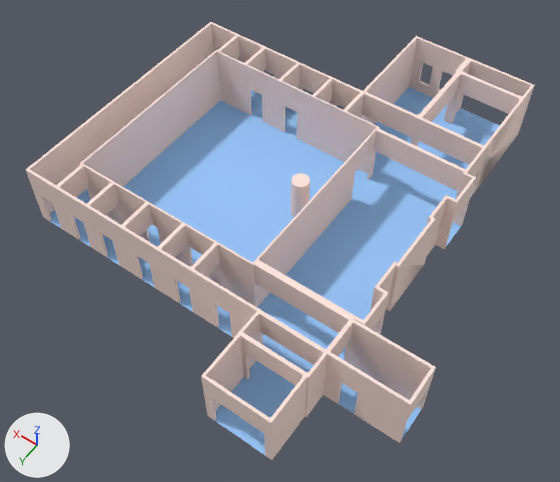
One commit to the OBJ model Assets/floorplan/floorplan.obj: the scene before it, then after it.
The view is the same before and after, from a 50 mm camera at (-2.42, 3.71, 5.23) aimed at (-0.06, 0.4, 0.02). Arrows for +X, +Y and +Z are at lower left; the lights stay in place. Where no turn or scale is listed for an object, it has been applied to the vertices. Vertices at the same position are counted once.

Names of what the first picture shows: 'floorplan'.
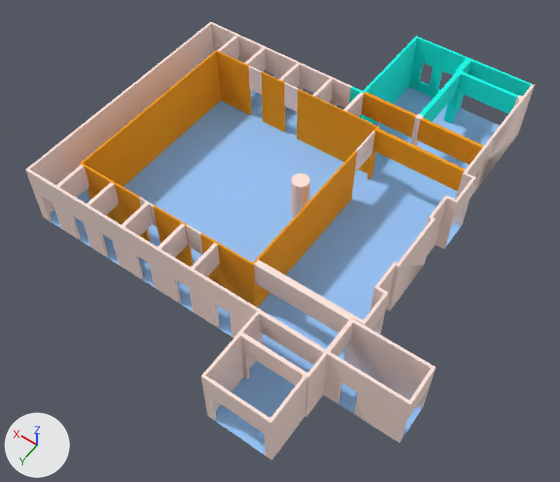
Pixel boxes (x1, y1, x2, y2) of what changed, in the pictures (560 x 482 px):
```json
{"part": 1, "of": "me_floorplan", "change": "recoloured", "before": [349, 36, 532, 124], "after": [349, 36, 532, 124], "on screen": "white to cyan"}
{"part": 2, "of": "me_floorplan", "change": "recoloured", "before": [216, 50, 484, 191], "after": [216, 50, 484, 191]}
{"part": 3, "of": "me_floorplan", "change": "recoloured", "before": [80, 163, 255, 306], "after": [80, 163, 255, 306]}
{"part": 4, "of": "me_floorplan", "change": "recoloured", "before": [253, 151, 357, 307], "after": [253, 151, 357, 307]}
{"part": 5, "of": "me_floorplan", "change": "recoloured", "before": [85, 51, 220, 162], "after": [85, 51, 220, 162]}
{"part": 6, "of": "me_floorplan", "change": "recoloured", "before": [80, 62, 219, 187], "after": [80, 62, 219, 187]}
```

Scene script edits in JSON lines:
```json
{"op": "add", "block": "mat_phong2sg", "code": ["mat_phong2sg = principled_material('phong2SG')", "mat_phong2sg.base_color = (0.97, 0.35, 0.0)  # orange #fca000", "mat_phong2sg.roughness = 1.0"]}
{"op": "add", "block": "mat_lambert2sg", "code": ["mat_lambert2sg = principled_material('lambert2SG')", "mat_lambert2sg.base_color = (0.0, 0.97, 0.83)  # cyan #00fceb", "mat_lambert2sg.roughness = 1.0"]}
{"block": "me_floorplan", "where": "me_floorplan.from_pydata(...)  # 656 vertices, 1210 faces; spans x -1.79..1.79, y -2.0..2.0, z 0.0..0.61"}
{"block": "me_floorplan", "where": "# used by ob_floorplan; location = (0.0, 0.0, 0.0)"}
{"block": "me_floorplan", "change": "me_floorplan part 1: 120 of the faces centred in x -1.12..0.18, y -2.0..-1.01, z 0.01..0.61 switch from mat_blinn2sg (white #ffe6de) to mat_lambert2sg (cyan #00fceb)"}
{"block": "me_floorplan", "change": "me_floorplan part 2: 80 of the faces centred in x -1.12..1.35, y -1.05..-0.37, z 0.01..0.61 switch from mat_blinn2sg (white #ffe6de) to mat_phong2sg (orange #fca000)"}
{"block": "me_floorplan", "change": "me_floorplan part 3: 32 of the faces centred in x -0.12..1.27, y 1.05..1.07, z 0.01..0.61 switch from mat_blinn2sg (white #ffe6de) to mat_phong2sg (orange #fca000)"}
{"block": "me_floorplan", "change": "me_floorplan part 4: 8 of the faces centred in x -0.29..-0.28, y 0.1..0.59, z 0.01..0.61 switch from mat_blinn2sg (white #ffe6de) to mat_phong2sg (orange #fca000)"}
{"block": "me_floorplan", "change": "me_floorplan part 5: 4 of the faces centred in x 1.47..1.48, y -0.13, z 0.01..0.61 switch from mat_blinn2sg (white #ffe6de) to mat_phong2sg (orange #fca000)"}
{"block": "me_floorplan", "change": "me_floorplan part 6: 4 of the faces centred in x 1.47..1.48, y 0.46..0.47, z 0.01..0.61 switch from mat_blinn2sg (white #ffe6de) to mat_phong2sg (orange #fca000)"}
```
